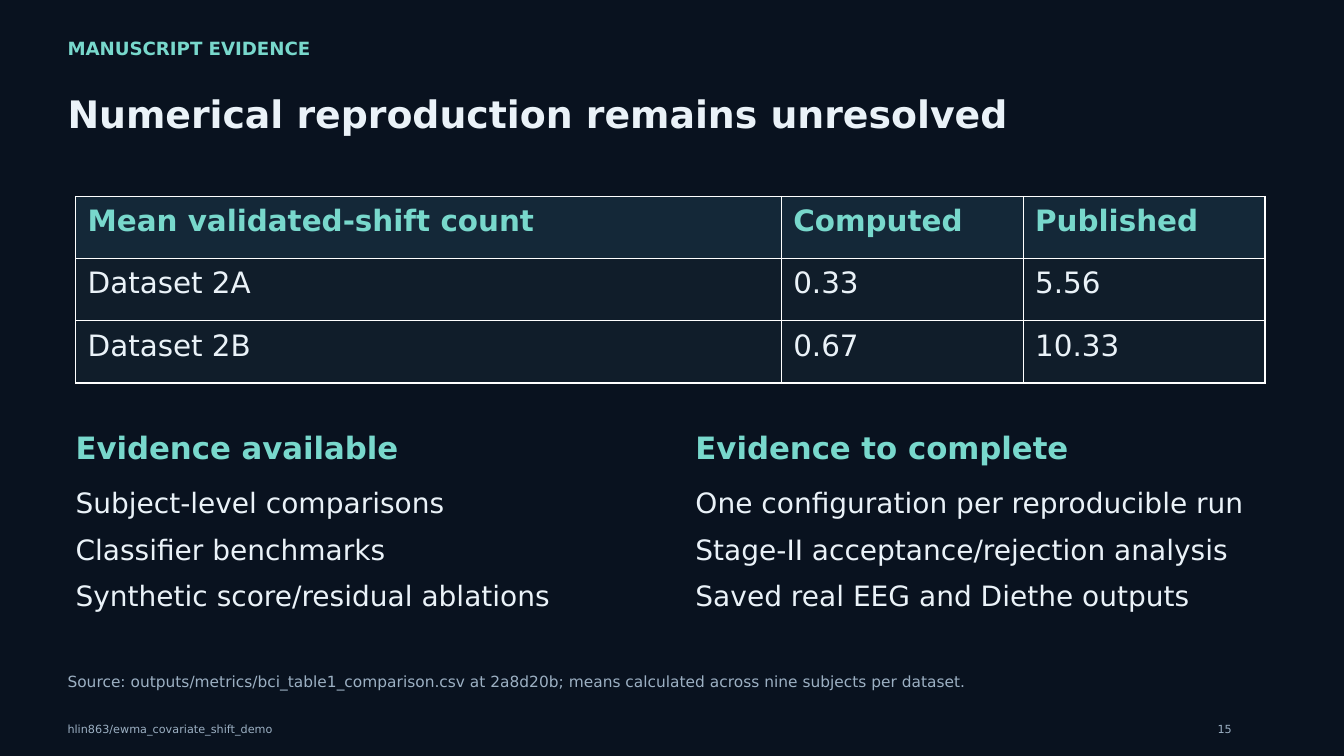
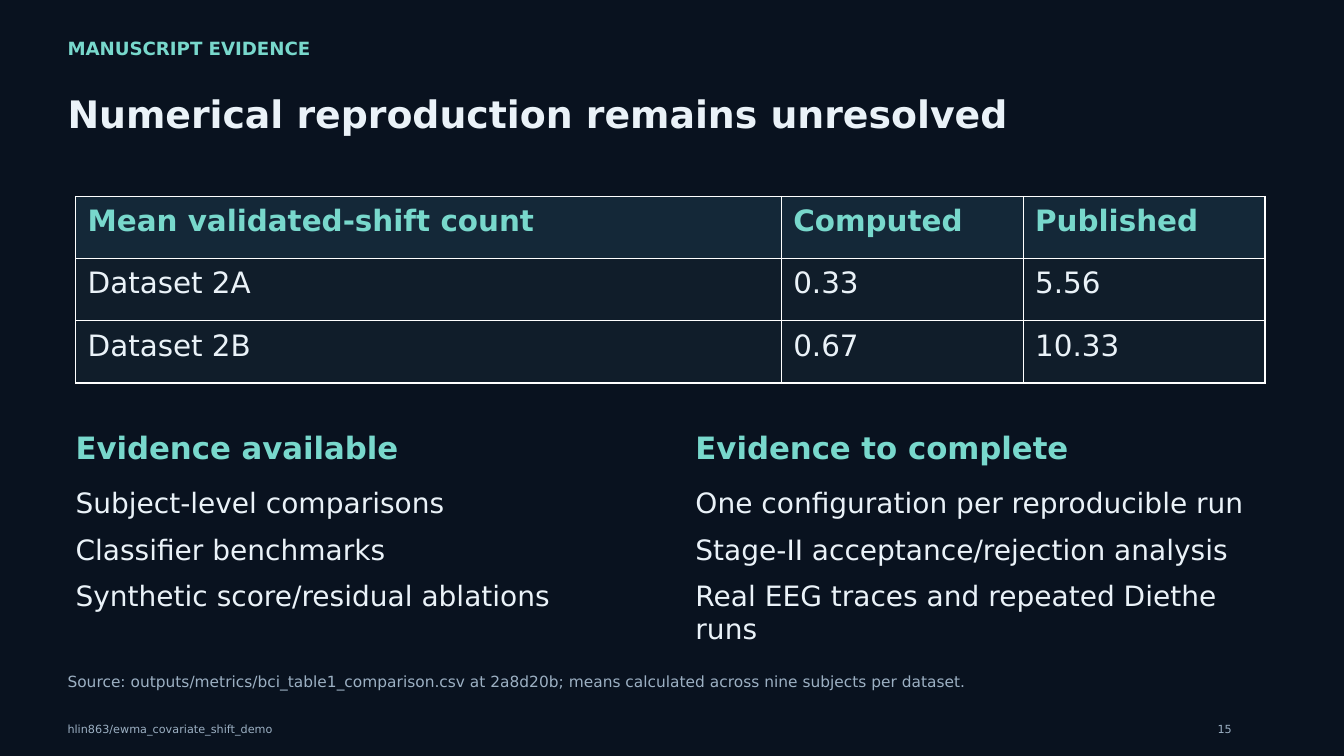
Before and after one commit to hlin863/ewma_covariate_shift_demo, a slide deck: slide 15 of presentations/EWMA_Covariate_Shift_Progress_Review_Haocheng_Lin.pptx. Drawn at 1344x756 pixels with LibreOffice and Linux fonts; fonts in the diff are those of the drawing. Boxes give left, top, right and bottom in pixels: in the first picture for what was removed or moved away, otherwise in the second. Text is boxed around its words. In the diff, an @@ line names an element or a change of style, - is before the commit and + after.

```diff
--- a/presentations/EWMA_Covariate_Shift_Progress_Review_Haocheng_Lin.pptx
+++ b/presentations/EWMA_Covariate_Shift_Progress_Review_Haocheng_Lin.pptx
@@ text at [695, 584, 1217, 612]: text changed @@
-Saved real EEG and Diethe outputs
+Real EEG traces and repeated Diethe runs
```
Also in this commit, not shown: 5 other slides changed, 1 slide added, 1 slide removed.
